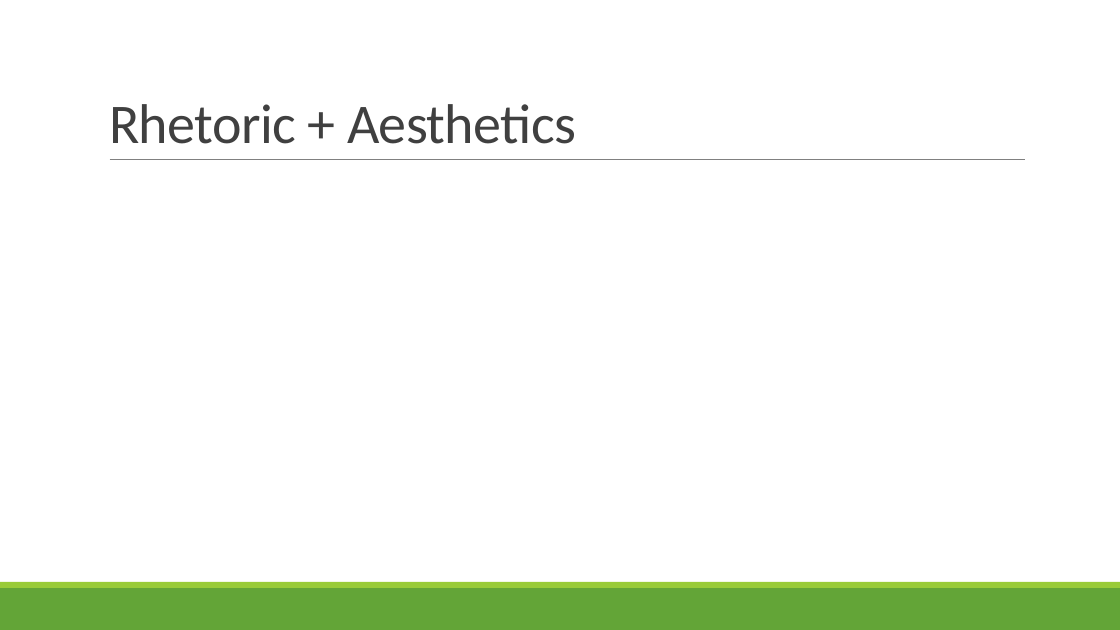
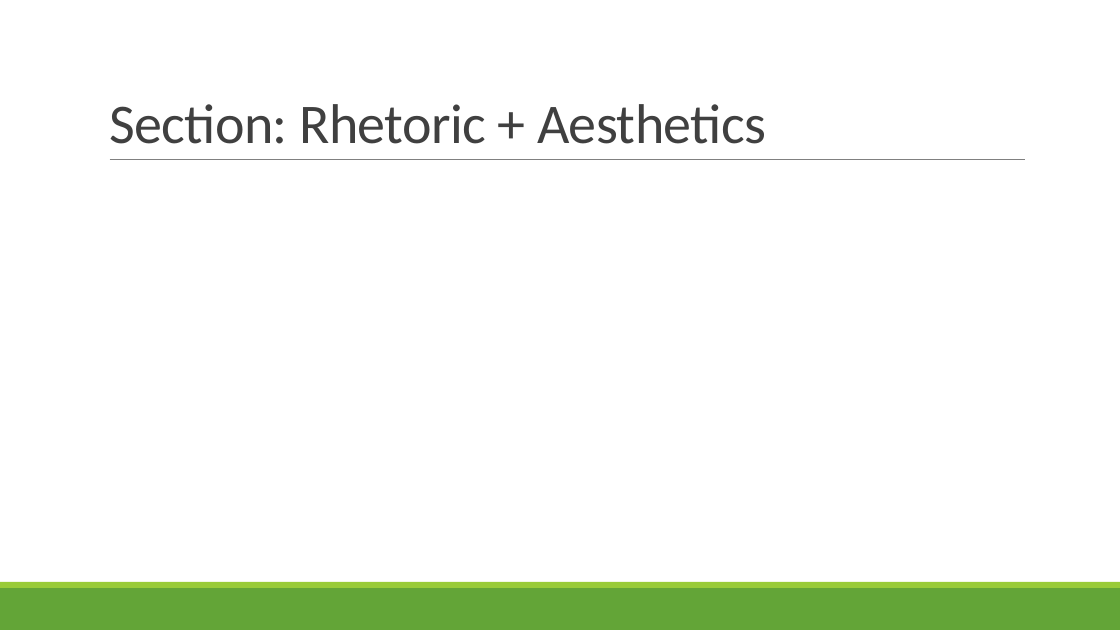
Before and after one commit to rbohrer/pl-course, a slide deck: slide 49 of LectureSlides/08Design1.pptx. Drawn at 1120x630 pixels with LibreOffice and Linux fonts; fonts in the diff are those of the drawing. Boxes give left, top, right and bottom in pixels: in the first picture for what was removed or moved away, otherwise in the second. Text is boxed around its words. In the diff, an @@ line names an element or a change of style, - is before the commit and + after.

```diff
--- a/LectureSlides/08Design1.pptx
+++ b/LectureSlides/08Design1.pptx
@@ title at (x1=109, y1=104, x2=766, y2=144): text changed @@
-Rhetoric + Aesthetics
+Section: Rhetoric + Aesthetics
```
Also in this commit, not shown: 9 slides added, 2 slides removed.
